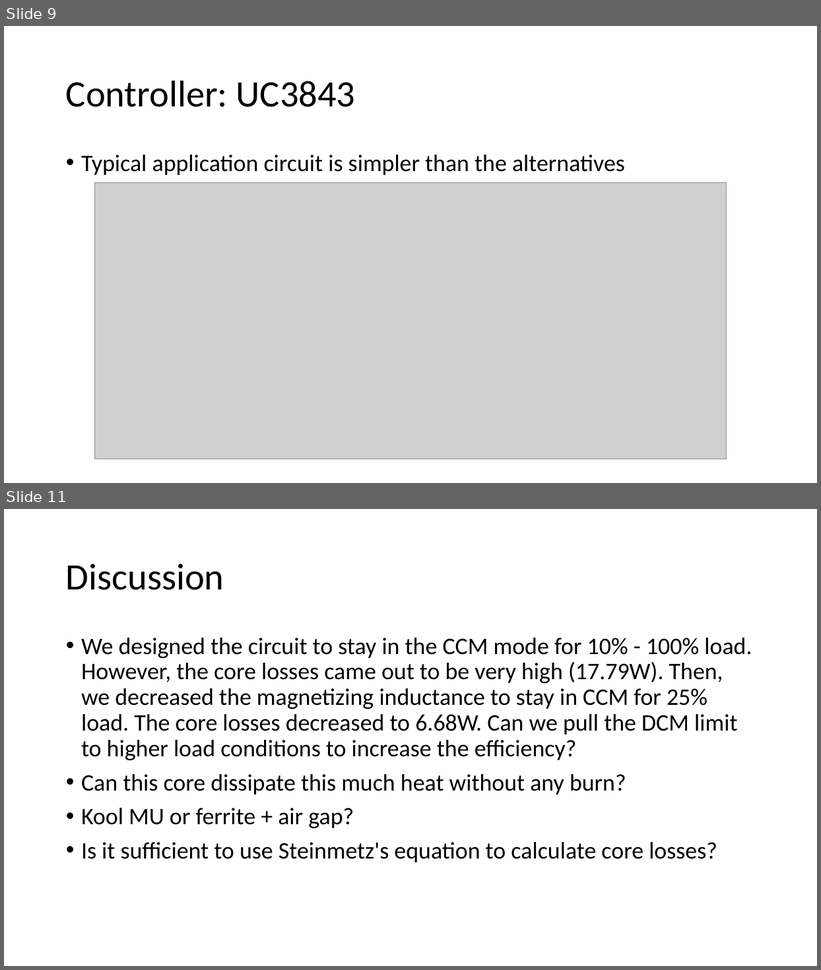
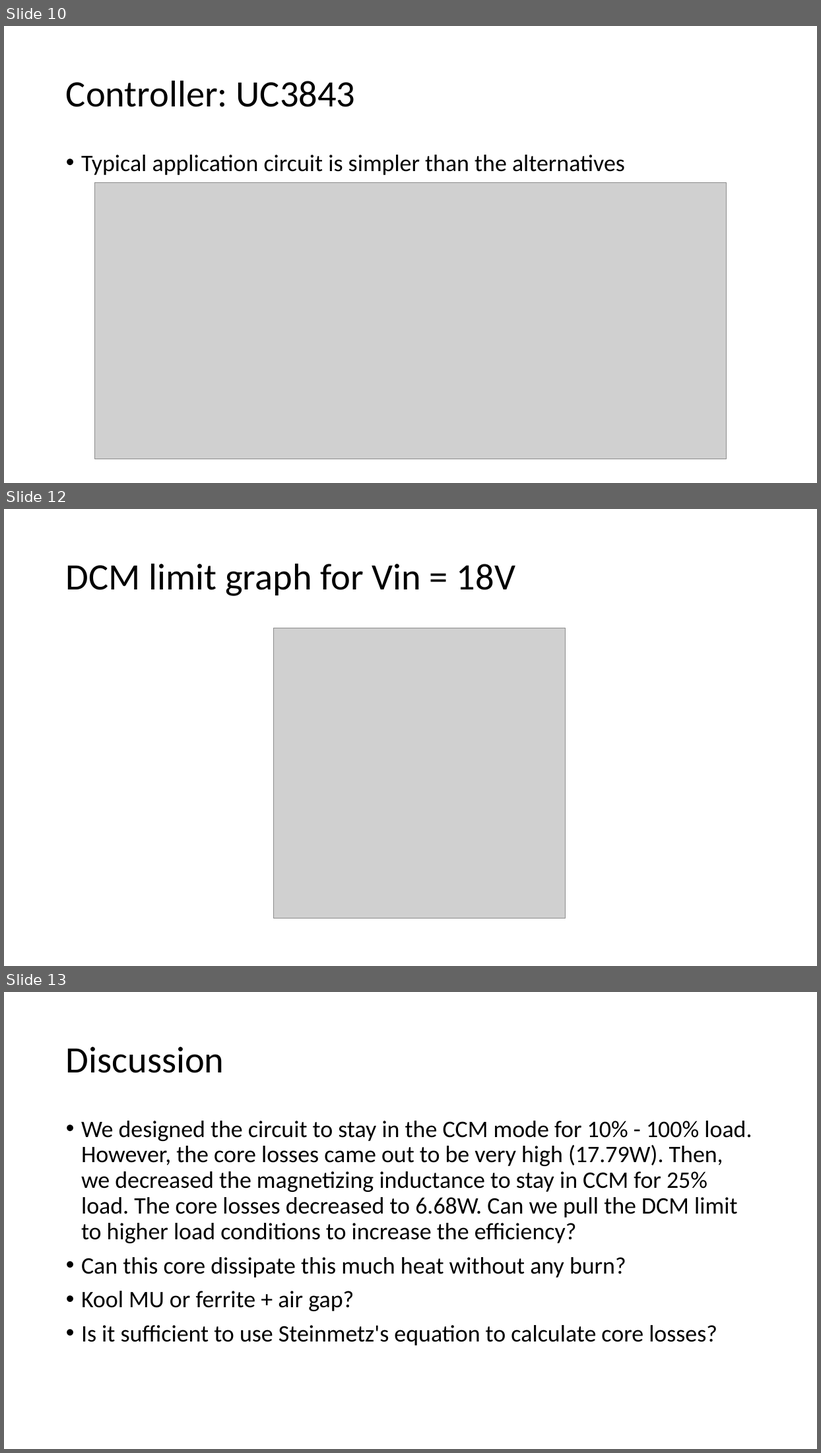
Before and after one commit to ozanakturk/Dragonfly, a slide deck: presentation/EE464 Hardware Project Presentation.pptx. Shown one above the other, each under a label of ours: slides 9 and 11 before the commit, slides 10, 12 and 13 after it; the slides between them are not shown. The pictures are 821x970 and 821x1453 pixels, drawn with LibreOffice and Linux fonts; fonts in the diff are those of the drawing; grey boxes stand for pictures. Boxes give left, top, right and bottom in pixels: in the first picture for what was removed or moved away, otherwise in the second. Text is boxed around its words. In the diff, an @@ line names an element or a change of style, - is before the commit and + after.

```diff
--- a/presentation/EE464 Hardware Project Presentation.pptx
+++ b/presentation/EE464 Hardware Project Presentation.pptx
@@ slide 12 added at <box>4,509,817,966</box>, background #FFFFFF @@
@@ title added at <box>66,563,516,596</box>, 44 pt, text #000000 @@
+DCM limit graph for Vin = 18V
@@ picture added at <box>274,628,565,918</box> @@
@@ what was slide 9 is now slide 10 @@
@@ what was slide 11 is now slide 13 @@
```
Also in this commit, not shown: 1 other slide added.
